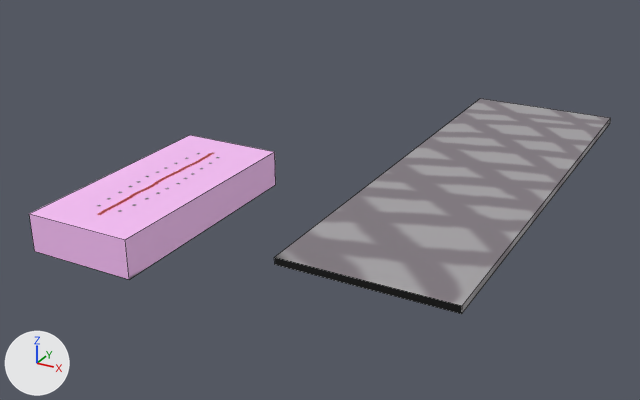
The Blender file Blender/phantom.blend, before and after one commit.
Camera for both pictures: a camera (50 mm lens) standing at (4.6, -5.54, 2.21) and looking at (1.52, 0.05, -0.59). The axes (+X, +Y, +Z) are drawn at lower left. The lights are the same throughout. Mesh edges are drawn as thin lines. The same objects are shown in both versions, whatever each file hides.

In view in the first picture: 'Ledge', 'Phantom'.
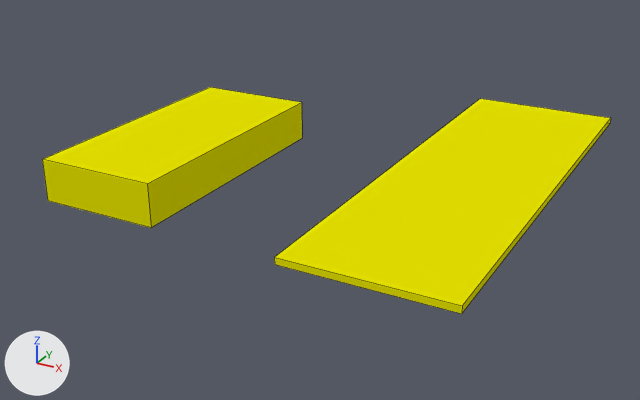
The newer file is also turned or shifted as a whole; pictures and numbers use the older file's frame.

Boxes [x1, y1, x2, y2] around the edits, measured in the pictures (640 x 400 px):
'Ledge', recoloured, surface changed, turned (grey to yellow)
    both: [274, 98, 611, 314]
'Phantom', recoloured, surface changed, moved, turned
    before: [29, 135, 276, 279]
    after: [42, 87, 302, 228]

The change in detail:
me_cube_001 has 8 vertices, 6 faces and spans x -0.56..0.56, y -1.73..1.73, z -0.02..0.02.
me_cube_001 is used by ob_ledge; location (2.768, 0.006, -0.139).
me_cube_001 no longer uses material mat_material (picture img_ledge).
me_cube_001 part 1: texture (UV) coordinates of 6 of 6 faces, centred in x -0.56..0.56, y -1.73..1.73, z -0.02..0.02, changed; they spanned u 0.0..1.0, v 0.0..1.0 and now span u 0.12..0.88, v 0.0..1.0.
me_cube_001 now uses material mat_collision_shape_material (yellow #e7e400).
me_cube_004 has 8 vertices, 6 faces and spans x -0.49..0.49, y -1.06..1.06, z -0.17..0.17.
me_cube_004 is used by ob_phantom; location (0.0, 0.0, -0.871).
me_cube_004 no longer uses material mat_material_001 (picture img_phamtom).
me_cube_004 part 2: texture (UV) coordinates of 6 of 6 faces, centred in x -0.49..0.49, y -1.06..1.06, z -0.17..0.17, changed; they spanned u 0.0..1.0, v 0.0..1.0 and now span u 0.12..0.88, v 0.0..1.0.
me_cube_004 now uses material mat_collision_shape_material (yellow #e7e400).
Object 'Ledge' (ob_ledge) turns from (0, 0, 0) to (180, 0, 0) degrees about x, y and z.
Object 'Phantom' (ob_phantom) moves from (0.0, 0.0, -0.871) to (0.372, -0.136, -0.296).
Object 'Phantom' (ob_phantom) turns from (0, 0, 0) to (0, -180, 0) degrees about x, y and z.
